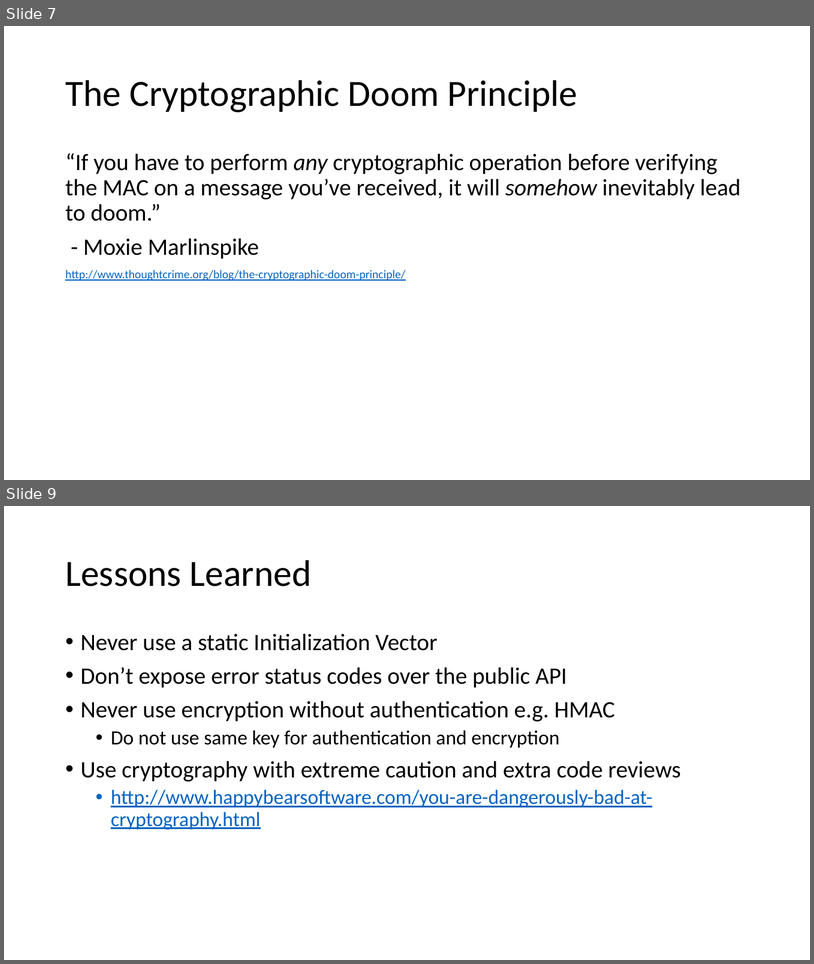
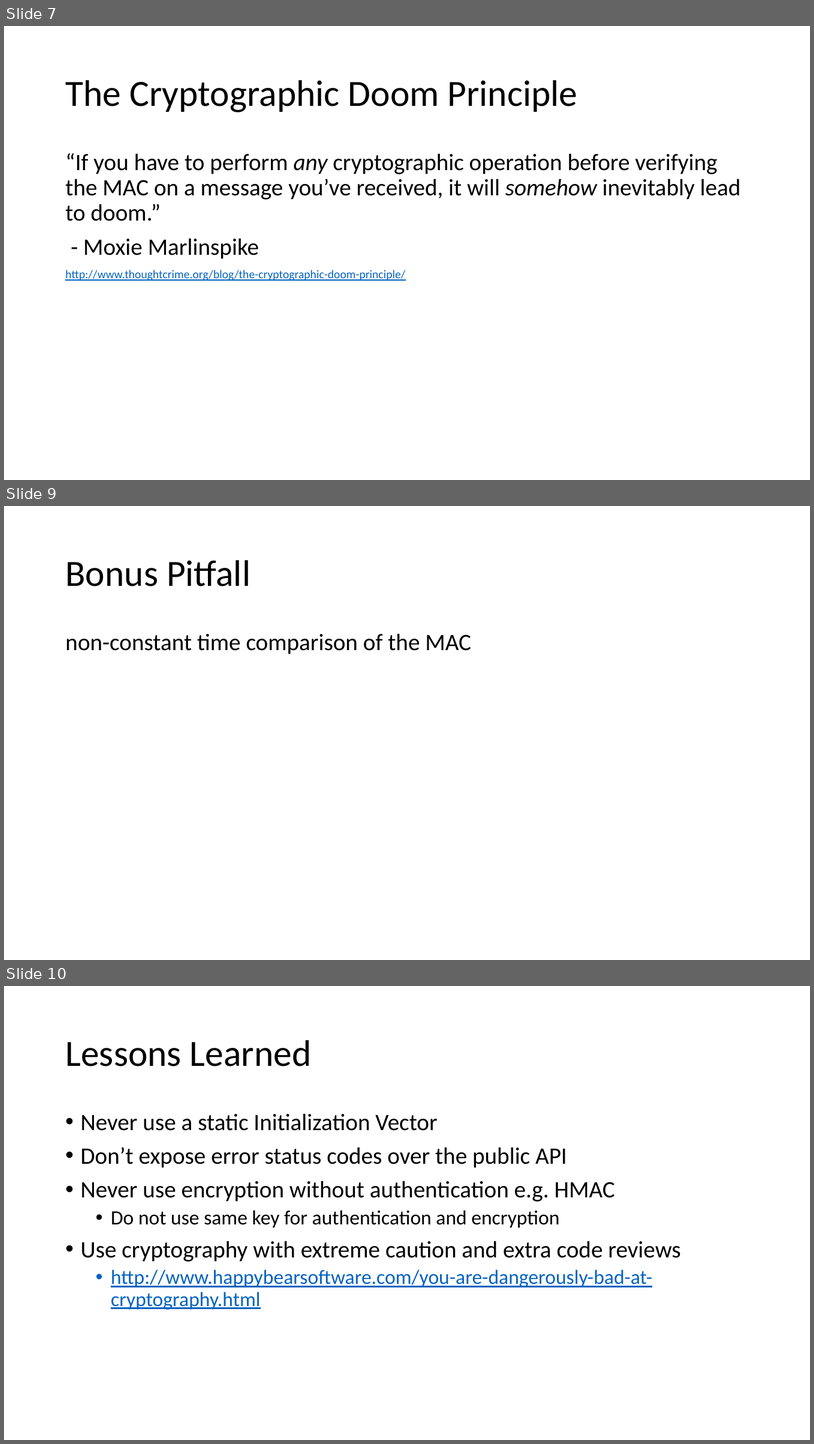
Before and after one commit to explunit/crypto-pitfalls, a slide deck: Presentation/Crypto-Pitfalls.pptx. Shown one above the other, each under a label of ours: slides 7 and 9 before the commit, slides 7, 9 and 10 after it; the slides between them are not shown. The pictures are 814x964 and 814x1444 pixels, drawn with LibreOffice and Linux fonts; fonts in the diff are those of the drawing. Boxes give left, top, right and bottom in pixels: in the first picture for what was removed or moved away, otherwise in the second. Text is boxed around its words. In the diff, an @@ line names an element or a change of style, - is before the commit and + after.

```diff
--- a/Presentation/Crypto-Pitfalls.pptx
+++ b/Presentation/Crypto-Pitfalls.pptx
@@ slide 9 added at (4,506,810,960), background #FFFFFF @@
@@ title added at (65,560,251,586), 44 pt, text #000000 @@
+Bonus Pitfall
@@ text added at (65,633,471,654), 28 pt, text #000000 @@
+non-constant time comparison of the MAC
@@ what was slide 9 is now slide 10 @@
```
Also in this commit, not shown: 1 slide changed, 1 other file.
